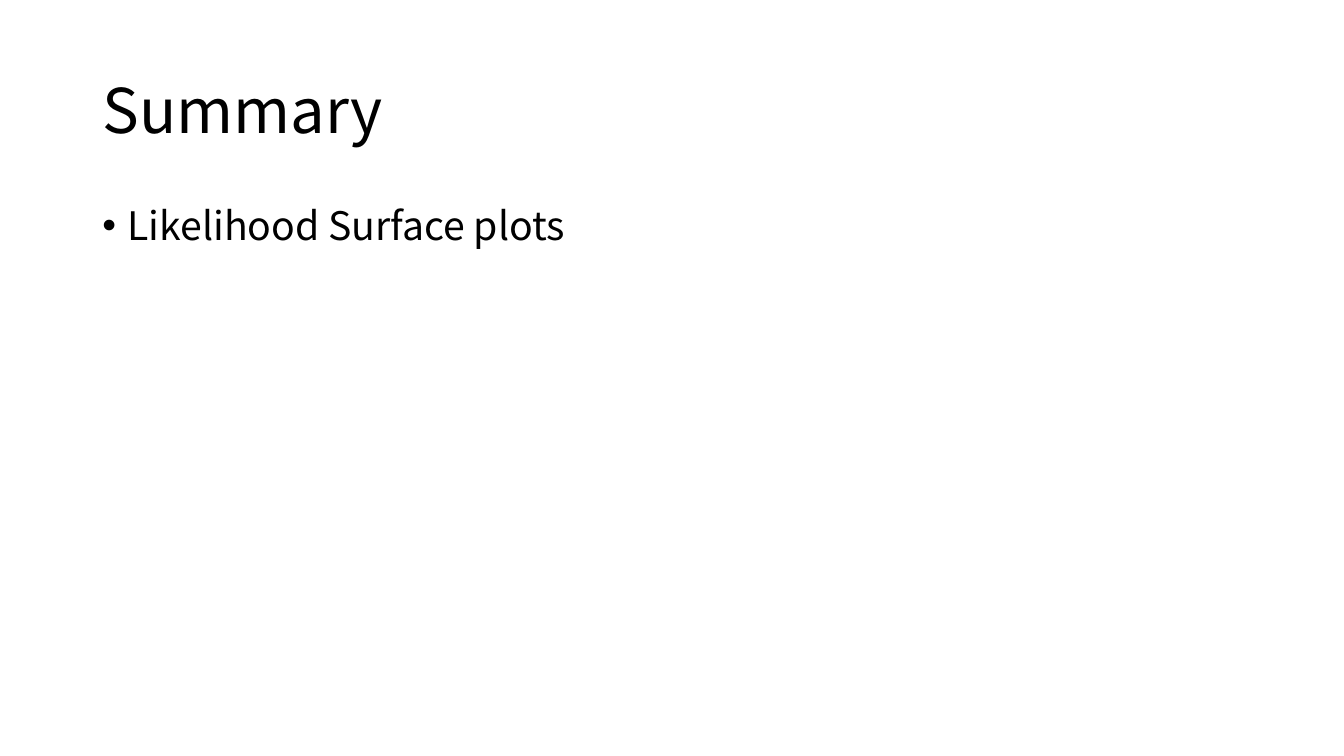
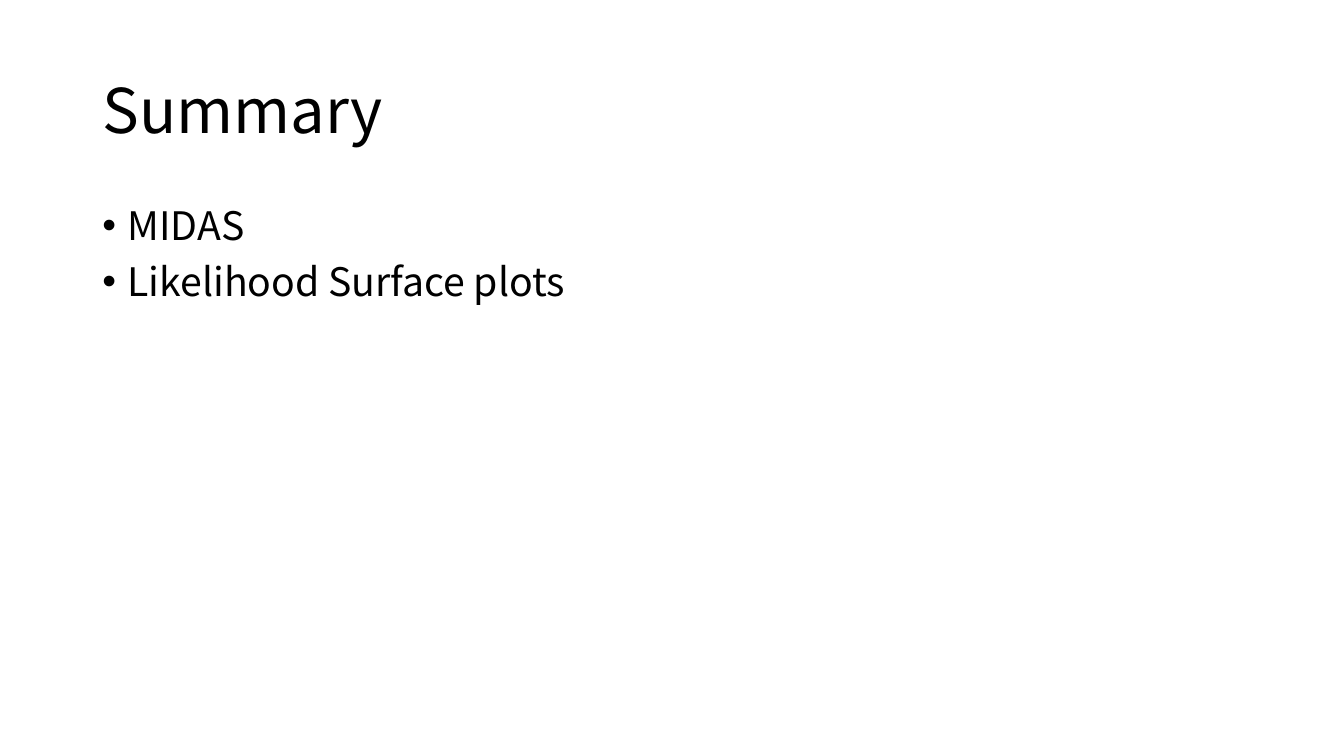
Before and after one commit to jon-mah/demo_for_ccgb, a slide deck: slide 2 of Summary/20220901_microbiome_demographic_slides.pptx. Drawn at 1344x756 pixels with LibreOffice and Linux fonts; fonts in the diff are those of the drawing. Boxes give left, top, right and bottom in pixels: in the first picture for what was removed or moved away, otherwise in the second. Text is boxed around its words. In the diff, an @@ line names an element or a change of style, - is before the commit and + after.

```diff
--- a/Summary/20220901_microbiome_demographic_slides.pptx
+++ b/Summary/20220901_microbiome_demographic_slides.pptx
@@ text at [128, 210, 245, 241]: paragraph added @@
+• MIDAS
```
Also in this commit, not shown: 3 other slides changed, 4 slides added, 1 other file.
